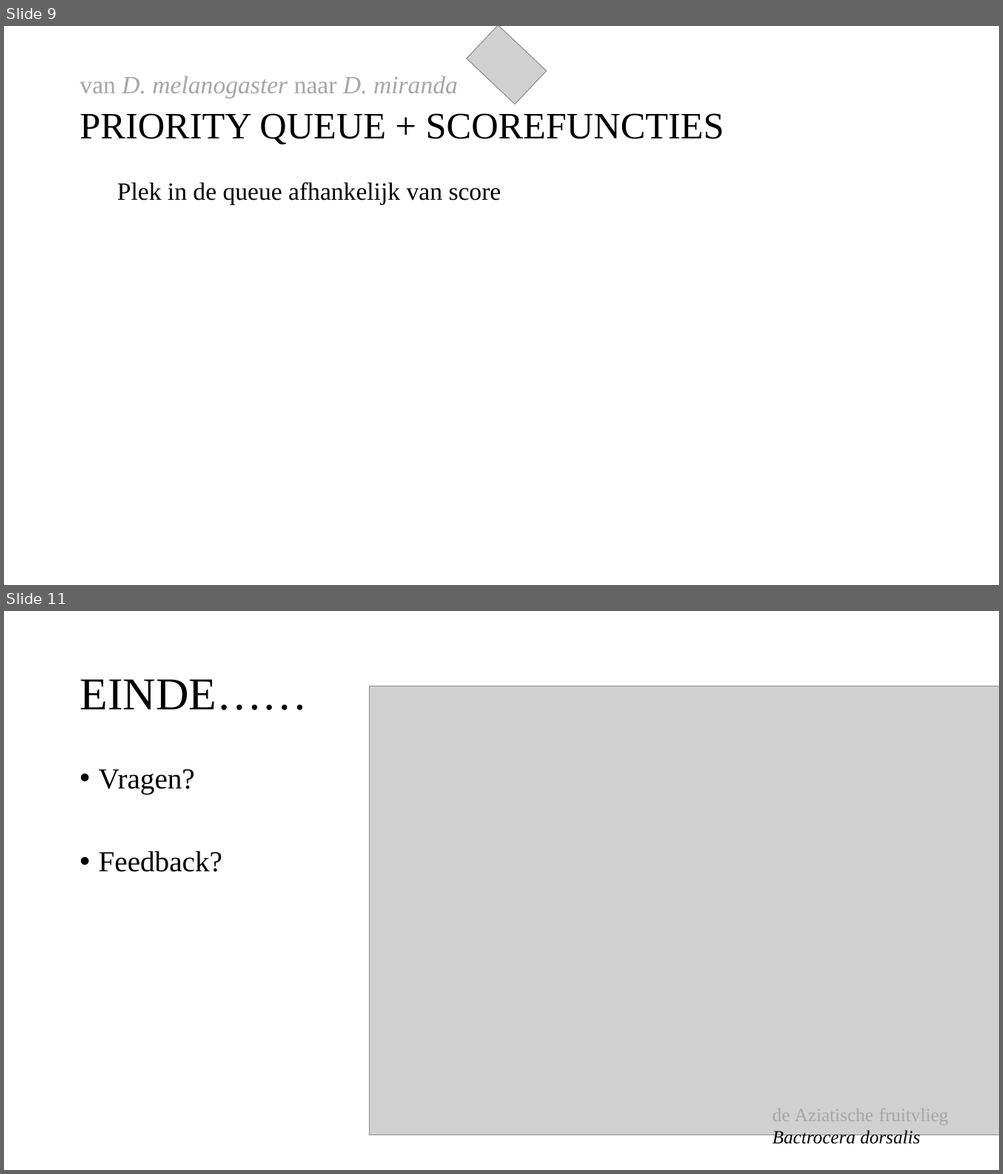
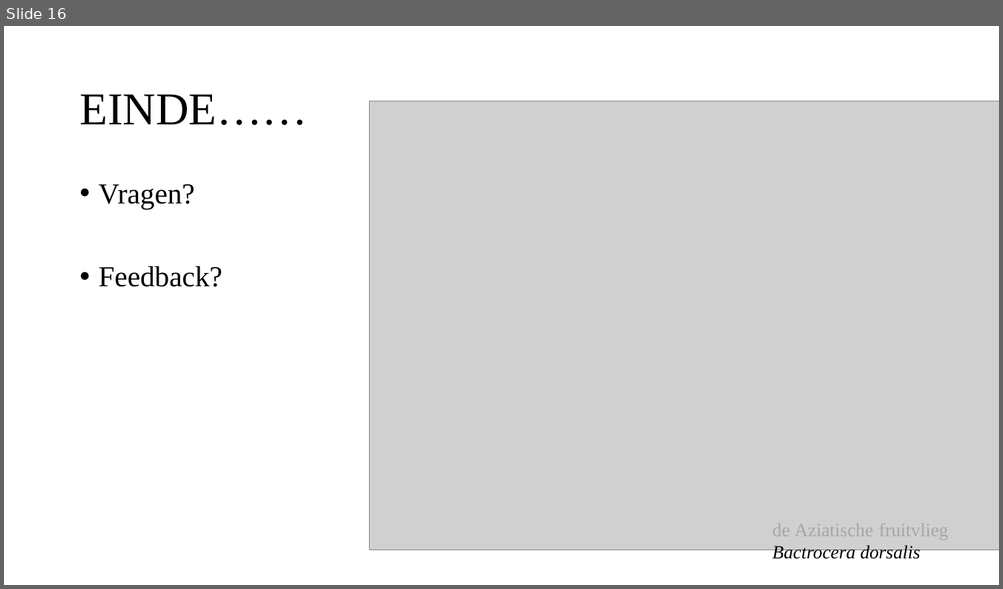
Before and after one commit to Leanderrr/fruitvliegen, a slide deck: verslaglegging en presentaties/Powerpont 1.pptx. Shown one above the other, each under a label of ours: slides 9 and 11 before the commit, slide 16 after it; the slides between them are not shown. The pictures are 1003x1174 and 1003x589 pixels, drawn with LibreOffice and Linux fonts; fonts in the diff are those of the drawing; grey boxes stand for pictures. Boxes give left, top, right and bottom in pixels: in the first picture for what was removed or moved away, otherwise in the second. Text is boxed around its words. In the diff, an @@ line names an element or a change of style, - is before the commit and + after.

```diff
--- a/verslaglegging en presentaties/Powerpont 1.pptx
+++ b/verslaglegging en presentaties/Powerpont 1.pptx
@@ slide 9 removed at [4, 26, 999, 585], background #FFFFFF @@
@@ picture removed at [466, 26, 546, 104] @@
@@ text removed at [79, 76, 724, 144] @@
-van D. melanogaster naar D. miranda
-PRIORITY QUEUE + SCOREFUNCTIES
@@ text removed at [117, 182, 501, 204] @@
-  Plek in de queue afhankelijk van score
@@ what was slide 11 is now slide 16 @@
```
Also in this commit, not shown: 1 slide changed, 8 slides added, 2 other slides removed.
